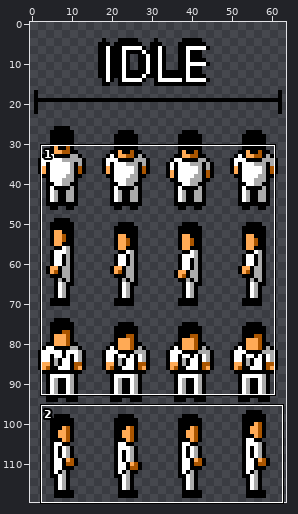
Two states of a sprite sheet, Client/Texture/Player/Idle.png. The first picture is a wide view before the edit; the outline marks the close-up.
Close-up. The starting point:
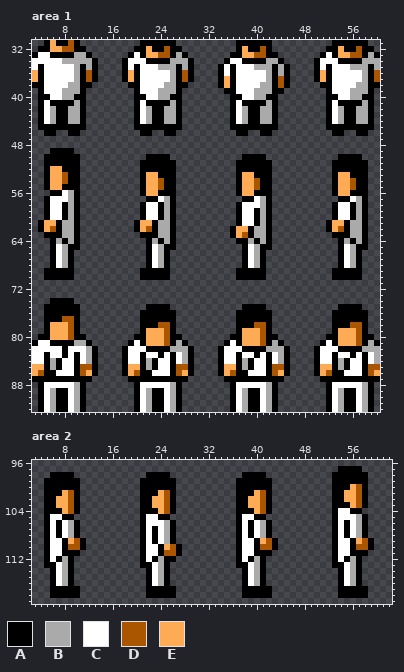
The file is 64x120 pixels. Colours within 5 levels of each other are drawn and written as one. Shown: area 1: x 3..60, y 31..92; area 2: x 3..62, y 96..119.
Palette (. is transparent): A #000000  B #aaaaaa  C #ffffff  D #aa5500  E #ffaa55
And afterwards:
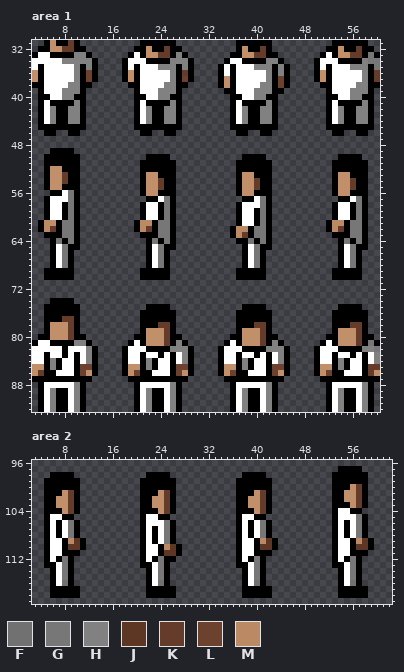
Colours new in this view: F #717171  G #777777  H #818181  J #5e3624  K #653c29  L #6c412e  M #bb8a65
Edits made:
colour E: #ffaa55 -> #c18f69
Changed rows in their new state; - is a pixel that keeps its letter.
Area 1:
first column x 6:
31 ---K---------------------------------------------------
32 --KK---------------K---------------K---------------K---
33 ----HH------------KK-H------------KK--------------KK-G-
34 --HHHHH-------------HHH-------------HH--------------HGG
35 ----H-H-----------HHH-H-----------HHH-H-----------HHH-G
36 ----H-L-------------H-K-------------H-H-------------H-K
37 ----H-L-------------H-L-------------H-L-------------H-K
38 ---HH--------------HH--------------HH-L------------HH--
39 --HHH-------------HHH-------------HHH-------------HHH--
40 --HH--------------HH--------------HH--------------HH---
41 ----H---------------H---------------H---------------H--
42 H--HH-----------H--HH-----------H--HH-----------H--HH--
43 H--HH-----------H--HH-----------H--HH-----------H--HH--
44 H--HH-----------H--HH-----------H--HH-----------H--HH--
first column x 5:
53 ---K-------------------------------------------------
54 ---K---------------K---------------K---------------K-
55 -------------------K---------------K---------------K-
56 ----G------------------------------------------------
57 ----G---------------G---------------G---------------G
58 ----G---------------G---------------G---------------G
59 ----G---------------G---------------G---------------G
60 ----G---------------G---------------G---------------G
61 M--GG-----------MM-GG---------------G-----------MM-GG
62 MK-GG-----------MK-GG-----------MM-GG-----------MK-GG
63 ---GG--------------GG-----------MK-GG--------------GG
64 --G-G-------------G-G-------------G-G-------------G-G
65 ---G---------------G---------------G---------------G-
66 ---G---------------G---------------G---------------G-
67 ---G---------------G---------------G---------------G-
68 ---G---------------G---------------G---------------G-
first column x 4:
77 ----KK---------------------------------------------------
78 -----K--------------KK--------------KK--------------KK---
79 -----K---------------K---------------K---------------K---
80 -----K---------------K---------------K---------------K---
81 ------HH-------------K-H-------------K-H-------------K-G-
82 --------H-------------HHH-------------HHH-------------HHG
83 --------H---------------H---------------H---------------H
84 --H-----H---------H-----H---------H-----H---------H-----H
85 --H----LL---------H----LL---------H----LL---------H----KK
86 K------L--------L------L--------L------L--------L------K-
88 ------H---------------H---------------H---------------H--
89 --H---H-----------H---H-----------H---H-----------H---H--
90 --H---H-----------H---H-----------H---H-----------H---H--
91 --H---H-----------H---H-----------H---H-----------H---H--
92 --H---H-----------H---H-----------H---H-----------H---H--
Area 2:
first column x 8:
100 -------------------------------------------------K-
101 -K---------------K---------------K---------------K-
102 -K---------------K---------------K---------------K-
103 -K---------------K---------------K---------------K-
104 -K---------------K---------------K-----------------
105 -------------------------------------------------G-
106 -G---------------G---------------G---------------G-
107 -G---------------G---------------G---------------G-
108 -G---------------G---------------G---------------G-
109 -MJ--------------G---------------MJ--------------MJ
110 -JJ--------------MJ--------------JJ--------------JJ
111 -----------------JJ--------------------------------
112 G---------------G---------------G---------------G--
113 G---------------G---------------G---------------G--
114 G---------------G---------------G---------------G--
115 G---------------G---------------G---------------G--
116 F---------------F---------------F---------------F--
